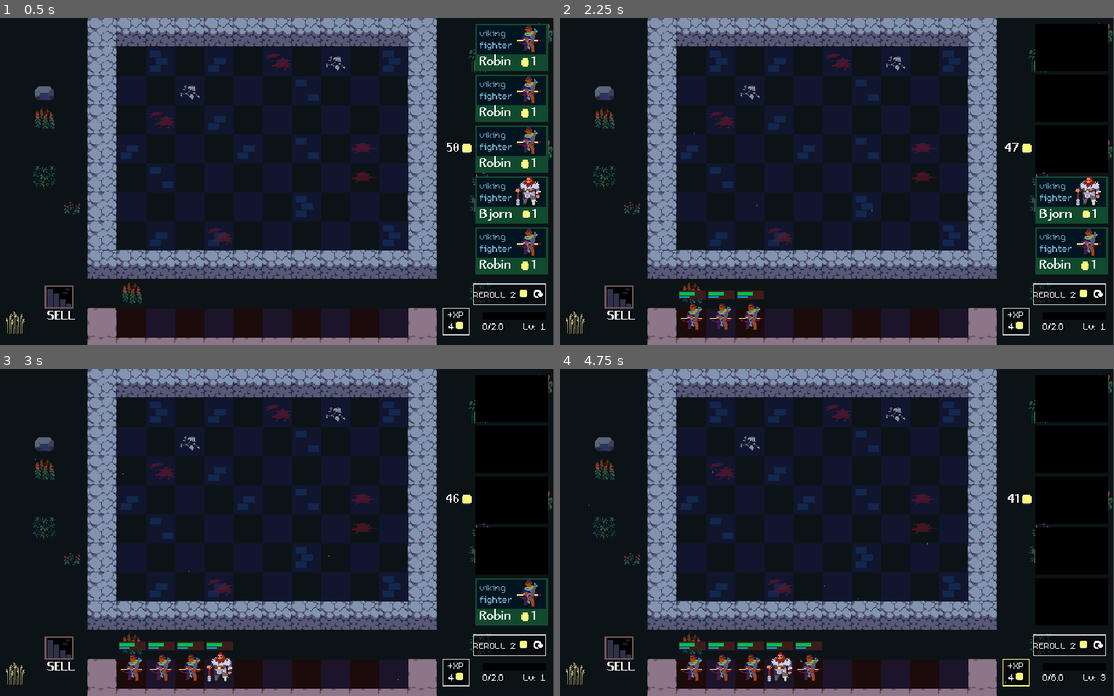
Above: before the commit, frames 1-4 (two rows, left to right).
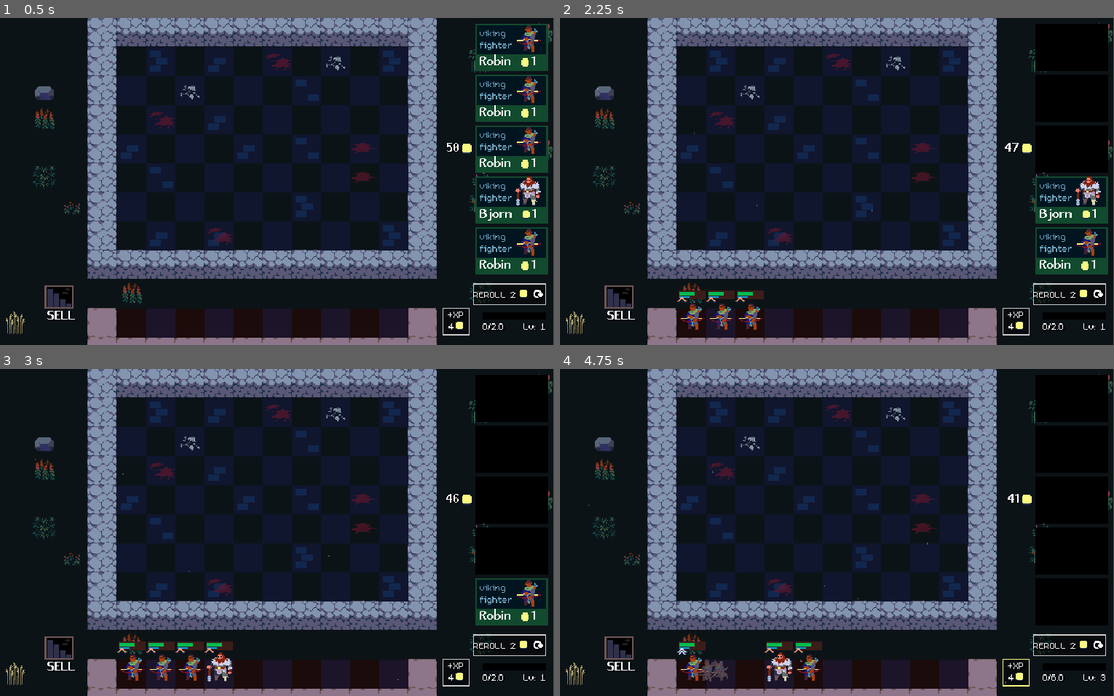
Above: after the commit, the same moments.

Repository: hanmi255/AutoBattler
Game: Godot game, scene res://scenes/arena/arena.tscn
Two runs of this game, one before a commit and one after it. Both use one fixed random seed, a clock stepped at 60 frames per second and the inputs below.
Inputs (mouse positions are in pixels of both pictures, inside the frame that each line leads up to):
- Up to frame 1 (0.5 s): no input
- Up to frame 2 (2.25 s): click (1069, 47) at 0.52 s; click (1069, 96) at 1.27 s; click (1069, 148) at 2.02 s
- Up to frame 3 (3 s): click (509, 552) at 2.77 s
- Up to frame 4 (4.75 s): click (1069, 601) at 3.52 s; click (1014, 673) at 4.25 s

Frame 1 is identical in both runs. In frame 2, less than 0.1% of the frame differs, in the area x 21-34%, y 85-88%; in frame 3, less than 0.1%; in frame 4, 0.7%, in the area x 21-44%, y 83-96%.

Commit message:
feat(unit): 添加单位合并功能和等级图标
- 新增 UnitAnim 和 UnitCombiner 组件
- 添加等级图标场景和脚本
- 修改单位场景，增加等级图标和动画组件
- 更新 Arena 脚本，支持单位合并
- 优化单位脚本，支持等级变化

Diff:
--- /dev/null
+++ b/components/unit_anim.gd
@@ -0,0 +1,20 @@
+class_name UnitAnim
+extends Node
+
+const COMBINE_ANIM_LENGTH := 0.6
+const COMBINE_ANIM_SCALE := Vector2(0.7, 0.7)
+const COMBINE_ANIM_ALPHA := 0.5
+
+@export var unit: Unit
+
+
+func play_combine_anim(target_pos: Vector2):
+	var tween := create_tween().set_ease(Tween.EASE_OUT).set_trans(Tween.TRANS_CUBIC)
+	unit.health_bar.hide()
+	unit.mana_bar.hide()
+	unit.tier_icon.hide()
+
+	tween.tween_property(unit, "global_position", target_pos, COMBINE_ANIM_LENGTH)
+	tween.parallel().tween_property(unit, "scale", COMBINE_ANIM_SCALE, COMBINE_ANIM_LENGTH)
+	tween.parallel().tween_property(unit, "modulate:a", COMBINE_ANIM_ALPHA, COMBINE_ANIM_LENGTH)
+	tween.tween_callback(unit.queue_free)
--- /dev/null
+++ b/components/unit_combiner.gd
@@ -0,0 +1,117 @@
+class_name UnitCombiner
+extends Node
+
+@export var buffer_timer: Timer
+
+var queued_updates := 0
+var tween: Tween
+
+
+func _ready() -> void:
+	buffer_timer.timeout.connect(_on_buffer_timer_timeout)
+
+
+func queue_unit_combiner_update() -> void:
+	buffer_timer.start()
+
+
+func _update_unit_combinations(tier: int) -> void:
+	var groups := _group_units_in_tier_by_name(tier)
+	var triplets: Array[Array] = _get_triplets_for_groups(groups)
+
+	## 没有可以合并的单元就直接返回
+	if triplets.is_empty():
+		_on_units_combined(tier)
+		return
+
+	tween = create_tween()
+
+	for combination in triplets:
+		tween.tween_callback(_combine_units.bind(combination[0], combination[1], combination[2]))
+		tween.tween_interval(UnitAnim.COMBINE_ANIM_LENGTH)
+
+	tween.finished.connect(_on_units_combined.bind(tier), CONNECT_ONE_SHOT)
+
+
+func _combine_units(unit1: Unit, unit2: Unit, unit3: Unit):
+	unit1.stats.tier += 1
+	unit2.remove_from_group("units")
+	unit3.remove_from_group("units")
+	unit2.anim.play_combine_anim(unit1.global_position + Arena.QUARTER_CELL_SIZE)
+	unit3.anim.play_combine_anim(unit1.global_position + Arena.QUARTER_CELL_SIZE)
+
+
+"""
+返回一个由名字和等级筛选的单元组字典
+
+参数:
+    tier (int): 要筛选的单元等级
+
+返回值:
+    Dictionary: 键为单元名称(String)，值为对应等级的单元实例列表(Array[Unit])
+        示例: {"Archer": [unit1, unit2, unit3]}
+
+功能流程说明:
+1. 获取场景树中所有"units"组的单元
+2. 过滤出指定tier的单元
+3. 按单元名称进行分组
+"""
+func _group_units_in_tier_by_name(tier: int) -> Dictionary:
+	var units := get_tree().get_nodes_in_group("units")
+	var filtered_units := units.filter(
+		func(unit: Unit):
+			return unit.stats.tier == tier
+	)
+
+	var unit_groups := {}
+
+	for unit: Unit in filtered_units:
+		if unit_groups.has(unit.stats.name):
+			unit_groups[unit.stats.name].append(unit)
+		else:
+			unit_groups[unit.stats.name] = [unit]
+
+	return unit_groups
+
+
+"""
+将单位组拆分为三元组组合
+
+参数:
+    unit_groups (Dictionary): 单位名称到单位实例数组的映射字典
+        示例: {"Archer": [unit1, unit2, unit3, unit4]}
+
+返回值:
+    Array[Array]: 二维数组，每个子数组包含3个单位组成的组合
+        示例: [[unit1, unit2, unit3], [unit4]]（当数量不足3个时保留单个）
+"""
+func _get_triplets_for_groups(unit_groups: Dictionary) -> Array[Array]:
+	var triplets: Array[Array] = []
+
+	for unit_name in unit_groups:
+		# 遍历每个单位类型及其对应的单位列表
+		var current_units: Array = unit_groups[unit_name]
+		while current_units.size() >= 3:
+			# 每次提取前3个单位组成组合
+			var combination := [current_units[0], current_units[1], current_units[2]]
+			triplets.append(combination)
+			current_units = current_units.slice(3)
+
+	return triplets
+
+
+func _on_buffer_timer_timeout() -> void:
+	queued_updates += 1
+
+	if not tween or not tween.is_running():
+		_update_unit_combinations(1)
+
+
+func _on_units_combined(tier: int) -> void:
+	if tier == 1:
+		_update_unit_combinations(2)
+	else:
+		queued_updates -= 1
+
+		if queued_updates >= 1:
+			_update_unit_combinations(1)
--- a/data/units/bjorn.tres
+++ b/data/units/bjorn.tres
@@ -7,4 +7,6 @@
 name = "Bjorn"
 rarity = 0
 gold_cost = 1
+tier = 1
+pool_count = 5
 skin_coordinates = Vector2i(1, 3)
--- a/scenes/arena/arena.tscn
+++ b/scenes/arena/arena.tscn
@@ -7,6 +7,7 @@
 [ext_resource type="Script" uid="uid://c3fy5lxhf1vb" path="res://components/play_area.gd" id="4_jx0ua"]
 [ext_resource type="Script" uid="uid://d80odw7ld1fi" path="res://components/tile_highlighter.gd" id="6_u52cf"]
 [ext_resource type="Script" uid="uid://ctqviedvuqxsl" path="res://components/unit_mover.gd" id="8_ii07k"]
+[ext_resource type="Script" uid="uid://doihm1xxep4g8" path="res://components/unit_combiner.gd" id="9_xgbxb"]
 [ext_resource type="Script" uid="uid://cvbann7ls55ms" path="res://components/unit_spawner.gd" id="11_xgbxb"]
 [ext_resource type="PackedScene" uid="uid://dp660ky27o66i" path="res://scenes/sell_portal/sell_portal.tscn" id="13_fv88w"]
 [ext_resource type="PackedScene" uid="uid://rmdwsydwp8gg" path="res://scenes/shop/shop.tscn" id="15_w4nra"]
@@ -127,6 +128,14 @@
 bench = NodePath("../Bench")
 game_area = NodePath("../GameArea")
 
+[node name="UnitCombiner" type="Node" parent="." node_paths=PackedStringArray("buffer_timer")]
+script = ExtResource("9_xgbxb")
+buffer_timer = NodePath("BufferTimer")
+metadata/_custom_type_script = "uid://doihm1xxep4g8"
+
+[node name="BufferTimer" type="Timer" parent="UnitCombiner"]
+one_shot = true
+
 [node name="SellPortal" parent="." instance=ExtResource("13_fv88w")]
 position = Vector2(80, 288)
 
--- /dev/null
+++ b/scenes/tier_icon/tier_icon.tscn
@@ -0,0 +1,14 @@
+[gd_scene load_steps=4 format=3 uid="uid://bsmqoitcfppu0"]
+
+[ext_resource type="Texture2D" uid="uid://cj1cl8jdui60n" path="res://assets/sprites/level1.png" id="1_do4qs"]
+[ext_resource type="Script" uid="uid://dy0q1bx844tgg" path="res://scripts/tier_icon/tier_icon.gd" id="2_rh1px"]
+[ext_resource type="Resource" uid="uid://d03y7m2m073r" path="res://data/units/bjorn.tres" id="3_45qg6"]
+
+[node name="TierIcon" type="TextureRect"]
+custom_minimum_size = Vector2(10, 10)
+offset_right = 10.0
+offset_bottom = 10.0
+texture = ExtResource("1_do4qs")
+stretch_mode = 5
+script = ExtResource("2_rh1px")
+stats = ExtResource("3_45qg6")
--- a/scenes/unit/unit.tscn
+++ b/scenes/unit/unit.tscn
@@ -1,11 +1,13 @@
-[gd_scene load_steps=12 format=3 uid="uid://o533q7qmby58"]
+[gd_scene load_steps=14 format=3 uid="uid://o533q7qmby58"]
 
 [ext_resource type="Texture2D" uid="uid://cx1ivjobggp8n" path="res://assets/sprites/rogues.png" id="1_fmv3f"]
 [ext_resource type="Script" uid="uid://bloiwr4nqd7d7" path="res://scripts/unit/unit.gd" id="1_vh40f"]
 [ext_resource type="Material" uid="uid://bb8m5fhpi4wqn" path="res://assets/shaders/2d_outline_shader.tres" id="3_0wuuu"]
 [ext_resource type="Script" uid="uid://b1m04bhcy023b" path="res://components/drag_and_drop.gd" id="3_vh40f"]
+[ext_resource type="PackedScene" uid="uid://bsmqoitcfppu0" path="res://scenes/tier_icon/tier_icon.tscn" id="4_0wuuu"]
 [ext_resource type="Script" uid="uid://br7sg20b30lg7" path="res://components/velocity_based_rotation.gd" id="5_vgvef"]
 [ext_resource type="Script" uid="uid://bijii2jph1jqd" path="res://components/outline_highlighter.gd" id="7_w7udy"]
+[ext_resource type="Script" uid="uid://ckl8xdnbwko8r" path="res://components/unit_anim.gd" id="8_w7udy"]
 
 [sub_resource type="RectangleShape2D" id="RectangleShape2D_fmv3f"]
 size = Vector2(36, 36)
@@ -71,6 +73,10 @@
 value = 40.0
 show_percentage = false
 
+[node name="TierIcon" parent="." instance=ExtResource("4_0wuuu")]
+offset_top = -13.0
+offset_bottom = -3.0
+
 [node name="DragAndDrop" type="Node" parent="." node_paths=PackedStringArray("target")]
 script = ExtResource("3_vh40f")
 target = NodePath("..")
@@ -86,5 +92,9 @@
 outline_color = Color(1, 1, 1, 1)
 outline_thickness = 2
 
+[node name="UnitAnim" type="Node" parent="." node_paths=PackedStringArray("unit")]
+script = ExtResource("8_w7udy")
+unit = NodePath("..")
+
 [connection signal="mouse_entered" from="." to="." method="_on_mouse_entered"]
 [connection signal="mouse_exited" from="." to="." method="_on_mouse_exited"]
--- a/scripts/arena/arena.gd
+++ b/scripts/arena/arena.gd
@@ -7,6 +7,7 @@
 
 @onready var unit_mover: UnitMover = $UnitMover
 @onready var unit_spawner: UnitSpawner = $UnitSpawner
+@onready var unit_combiner: UnitCombiner = $UnitCombiner
 @onready var sell_portal: SellPortal = $SellPortal
 @onready var shop: Shop = %Shop
 
@@ -14,4 +15,5 @@
 func _ready() -> void:
 	unit_spawner.unit_spawned.connect(unit_mover.setup_unit)
 	unit_spawner.unit_spawned.connect(sell_portal.setup_unit)
+	unit_spawner.unit_spawned.connect((unit_combiner.queue_unit_combiner_update.unbind(1)))
 	shop.unit_bought.connect(unit_spawner.spawn_unit)
--- /dev/null
+++ b/scripts/tier_icon/tier_icon.gd
@@ -0,0 +1,26 @@
+class_name TierIcon
+extends TextureRect
+
+const TIER_ICONS := {
+	1: preload("res://assets/sprites/level1.png"),
+	2: preload("res://assets/sprites/level2.png"),
+	3: preload("res://assets/sprites/level3.png")
+}
+
+@export var stats: UnitStats: set = _set_stats
+
+func _set_stats(value: UnitStats) -> void:
+	if value == null or stats == value:
+		return
+
+	stats = value
+
+	if not is_node_ready():
+		await ready
+
+	stats.changed.connect(_on_stats_changed)
+	_on_stats_changed()
+
+
+func _on_stats_changed() -> void:
+	texture = TIER_ICONS[stats.tier]
--- a/scripts/unit/unit.gd
+++ b/scripts/unit/unit.gd
@@ -9,9 +9,11 @@
 @onready var skin: Sprite2D = $Visuals/Skin
 @onready var health_bar: ProgressBar = $HealthBar
 @onready var mana_bar: ProgressBar = $ManaBar
+@onready var tier_icon: TierIcon = $TierIcon
 @onready var drag_and_drop: DragAndDrop = $DragAndDrop
 @onready var velocity_based_rotation: VelocityBasedRotation = $VelocityBasedRotation
 @onready var outline_highlighter: OutlineHighlighter = $OutlineHighlighter
+@onready var anim: UnitAnim = $UnitAnim
 
 var is_hovered := false
 
@@ -39,7 +41,11 @@
 	if not is_node_ready():
 		await ready
 
+	if not Engine.is_editor_hint():
+		stats = value.duplicate()
+
 	skin.region_rect.position = Vector2(stats.skin_coordinates) * Arena.CELL_SIZE
+	tier_icon.stats = stats
 
 
 ## 取消拖拽时，需要重置位置
Not shown: 1 places in scenes/arena/arena.tscn that only renumber resources
